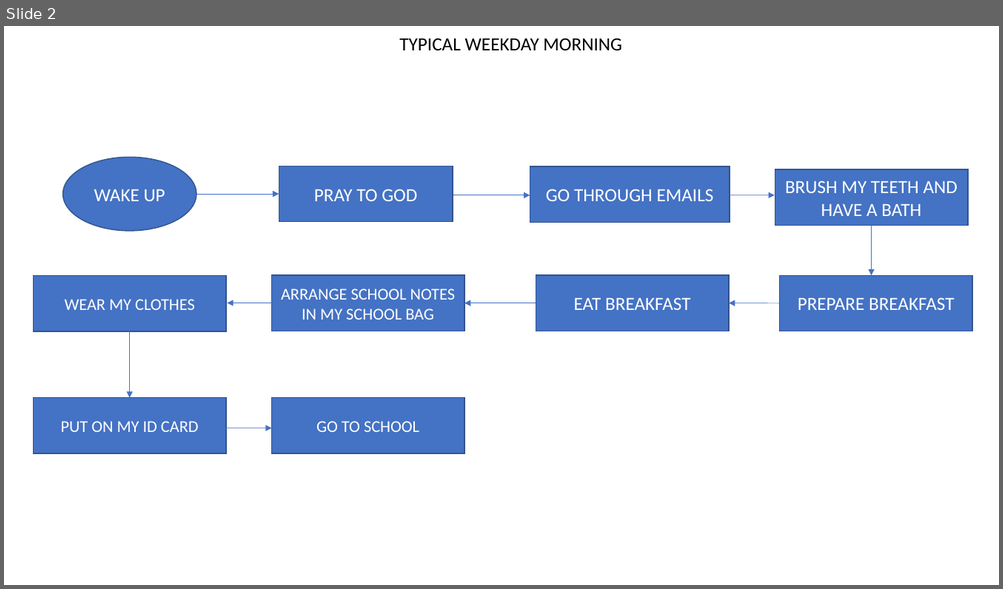
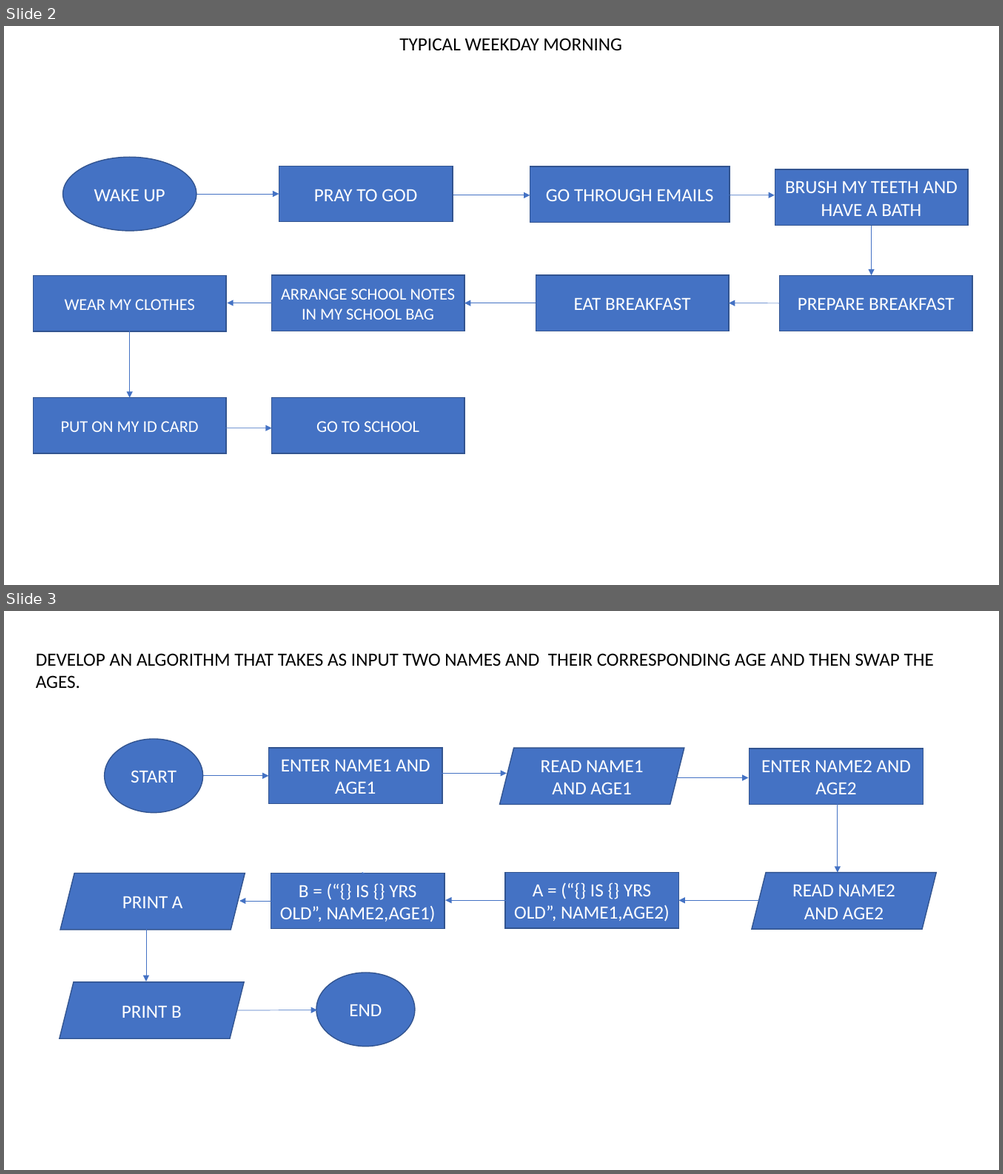
Before and after one commit to ayomidemalik/m.memudCSC102, a slide deck: Week_3/Presentation1.pptx. Shown one above the other, each under a label of ours: slide 2 before the commit, slides 2 and 3 after it. The pictures are 1003x589 and 1003x1174 pixels, drawn with LibreOffice and Linux fonts; fonts in the diff are those of the drawing. Boxes give left, top, right and bottom in pixels: in the first picture for what was removed or moved away, otherwise in the second. Text is boxed around its words. In the diff, an @@ line names an element or a change of style, - is before the commit and + after.

```diff
--- a/Week_3/Presentation1.pptx
+++ b/Week_3/Presentation1.pptx
@@ slide 3 added at bbox=[4, 611, 999, 1170], background #FFFFFF @@
@@ text added at bbox=[36, 653, 933, 688], 18 pt, text #000000 @@
+DEVELOP AN ALGORITHM THAT TAKES AS INPUT TWO NAMES AND THEIR CORRESPONDING AGE AND THEN SWAP THE AGES.
@@ ellipse added at bbox=[105, 739, 203, 813], fill #4472C4, outline #325491 1 pt, 18 pt, text #FFFFFF @@
+START
@@ rectangle added at bbox=[269, 749, 443, 804], fill #4472C4, outline #325491 1 pt, 18 pt, text #FFFFFF @@
+ENTER NAME1 AND AGE1
@@ parallelogram added at bbox=[499, 749, 684, 805], fill #4472C4, outline #325491 1 pt, 18 pt, text #FFFFFF @@
+READ NAME1 AND AGE1
@@ rectangle added at bbox=[749, 749, 923, 805], fill #4472C4, outline #325491 1 pt, 18 pt, text #FFFFFF @@
+ENTER NAME2 AND AGE2
@@ arrow added from (202, 776) to (269, 776), #4472C4 0.5 pt @@
@@ arrow added from (441, 774) to (507, 774), #4472C4 0.5 pt @@
@@ arrow added from (660, 778) to (748, 778), #4472C4 0.5 pt @@
@@ arrow added from (837, 769) to (837, 873), #4472C4 0.5 pt @@
@@ parallelogram added at bbox=[60, 874, 244, 931], fill #4472C4, outline #325491 1 pt, 18 pt, text #FFFFFF @@
+PRINT A
@@ rectangle added at bbox=[271, 874, 445, 930], fill #4472C4, outline #325491 1 pt, 18 pt, text #FFFFFF @@
+B = (“{} IS {} YRS OLD”, NAME2,AGE1)
@@ arrow added from (302, 875) to (368, 875), #4472C4 0.5 pt @@
@@ rectangle added at bbox=[505, 873, 678, 929], fill #4472C4, outline #325491 1 pt, 18 pt, text #FFFFFF @@
+A = (“{} IS {} YRS OLD”, NAME1,AGE2)
@@ parallelogram added at bbox=[751, 873, 936, 930], fill #4472C4, outline #325491 1 pt, 18 pt, text #FFFFFF @@
+READ NAME2 AND AGE2
@@ arrow added from (146, 878) to (146, 982), #4472C4 0.5 pt @@
@@ arrow added from (319, 901) to (240, 901), #4472C4 0.5 pt @@
@@ arrow added from (526, 900) to (445, 900), #4472C4 0.5 pt @@
@@ arrow added from (759, 900) to (678, 900), #4472C4 0.5 pt @@
@@ parallelogram added at bbox=[60, 982, 244, 1039], fill #4472C4, outline #325491 1 pt, 18 pt, text #FFFFFF @@
+PRINT B
@@ ellipse added at bbox=[316, 973, 415, 1047], fill #4472C4, outline #325491 1 pt, 18 pt, text #FFFFFF @@
+END
@@ arrow added from (237, 1011) to (317, 1010), #4472C4 0.5 pt @@
```
Also in this commit, not shown: 1 slide changed.
